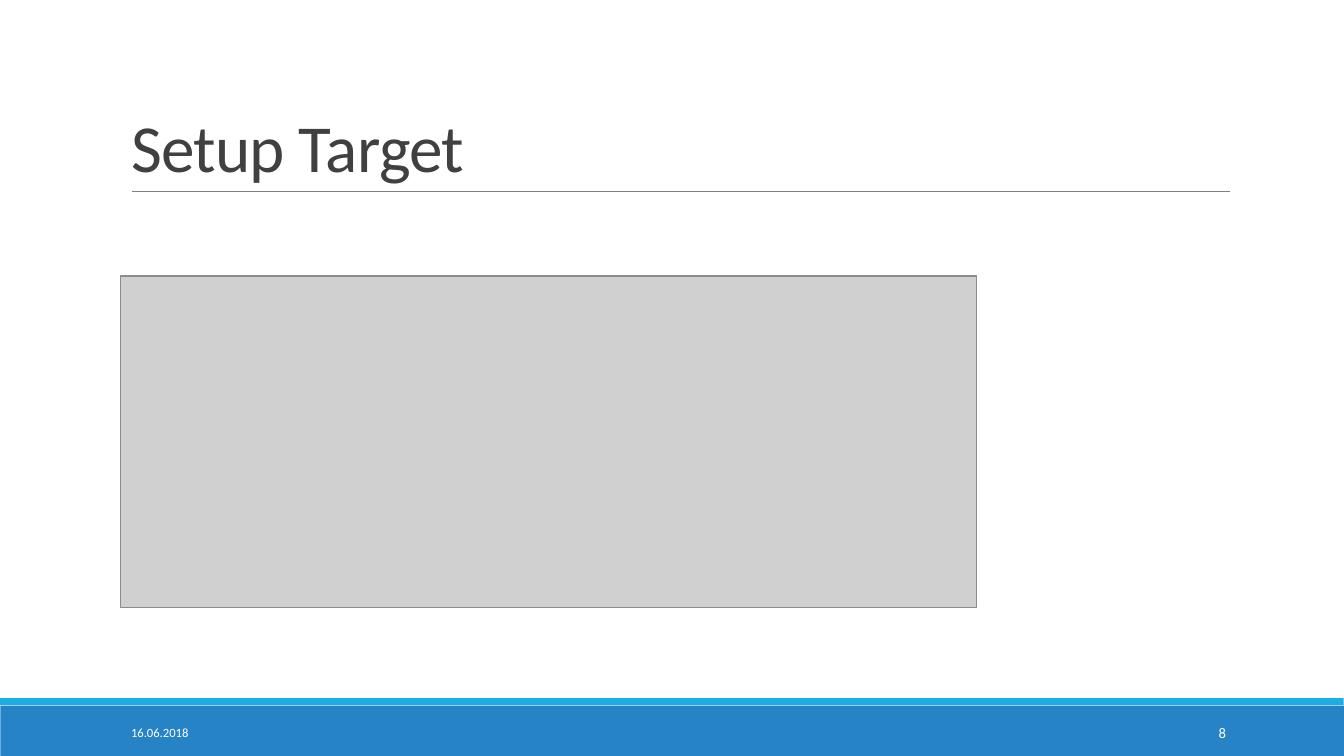
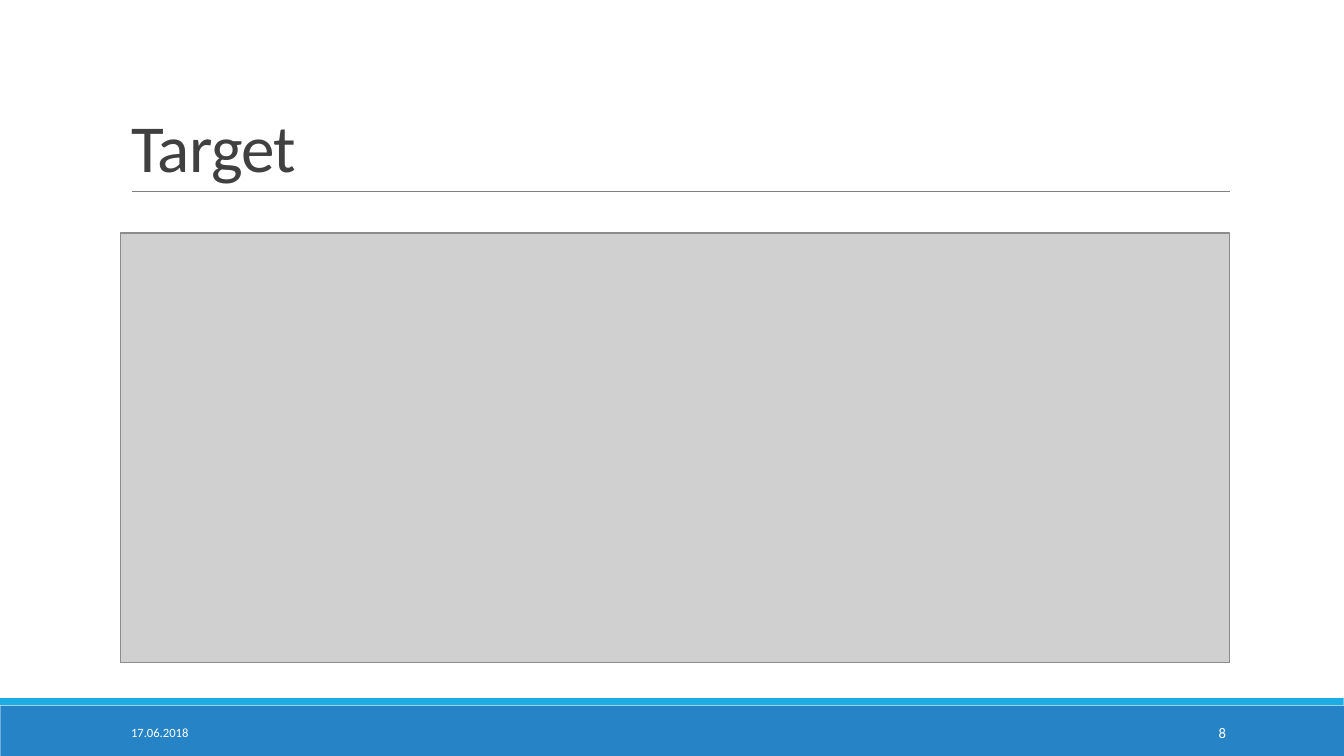
Before and after one commit to StTraeger/sqs-car-webservice, a slide deck: slide 8 of LoadTesting.pptx. Drawn at 1344x756 pixels with LibreOffice and Linux fonts; fonts in the diff are those of the drawing; grey boxes stand for pictures. Boxes give left, top, right and bottom in pixels: in the first picture for what was removed or moved away, otherwise in the second. Text is boxed around its words. In the diff, an @@ line names an element or a change of style, - is before the commit and + after.

```diff
--- a/LoadTesting.pptx
+++ b/LoadTesting.pptx
@@ title at (x1=131, y1=129, x2=296, y2=184): text changed @@
-Setup Target
+Target
@@ picture resized from (x1=121, y1=276, x2=977, y2=608) to (x1=121, y1=233, x2=1230, y2=662) @@
@@ text at (x1=131, y1=728, x2=188, y2=737): text changed @@
-16.06.2018
+17.06.2018
```
Also in this commit, not shown: 10 other slides changed, 2 slides added, 1 other file.
